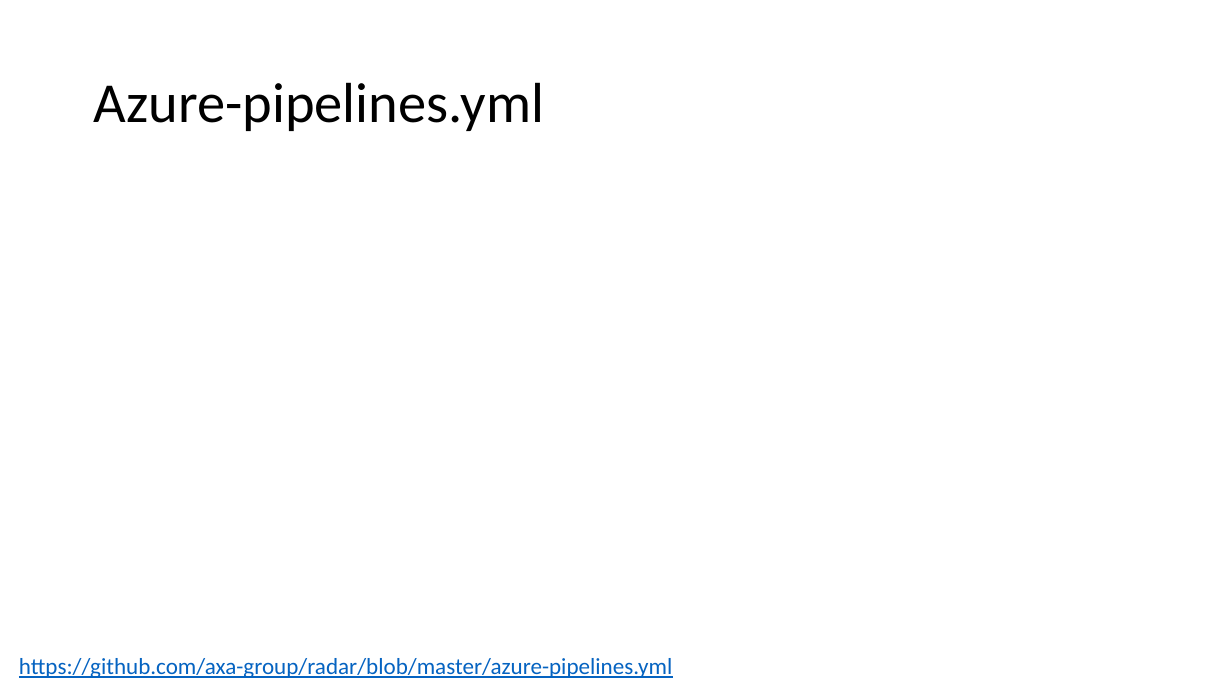
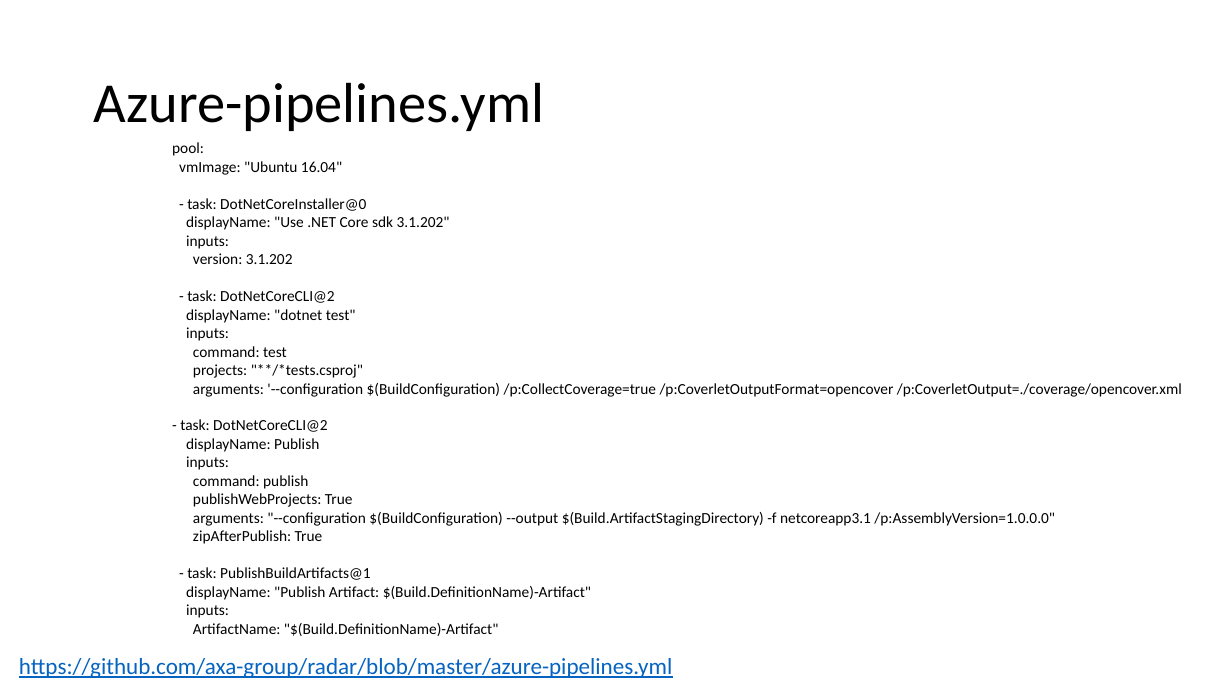
Before and after one commit to guillaume-chervet/course.dotnet, a slide deck: slide 104 of documentations/dotnet.pptx. Drawn at 1232x693 pixels with LibreOffice and Linux fonts; fonts in the diff are those of the drawing. Boxes give left, top, right and bottom in pixels: in the first picture for what was removed or moved away, otherwise in the second. Text is boxed around its words. In the diff, an @@ line names an element or a change of style, - is before the commit and + after.

```diff
--- a/documentations/dotnet.pptx
+++ b/documentations/dotnet.pptx
@@ text added at (x1=172, y1=142, x2=1182, y2=636), 12 pt, text #000000 @@
+pool:
+vmImage: "Ubuntu 16.04"
+- task: DotNetCoreInstaller@0
+displayName: "Use .NET Core sdk 3.1.202"
+inputs:
+version: 3.1.202
+- task: DotNetCoreCLI@2
+displayName: "dotnet test"
+inputs:
+command: test
+projects: "**/*tests.csproj"
+arguments: '--configuration $(BuildConfiguration) /p:CollectCoverage=true /p:CoverletOutputFormat=opencover /p:CoverletOutput=./coverage/opencover.xml
+- task: DotNetCoreCLI@2
+displayName: Publish
+inputs:
+command: publish
+publishWebProjects: True
+arguments: "--configuration $(BuildConfiguration) --output $(Build.ArtifactStagingDirectory) -f netcoreapp3.1 /p:AssemblyVersion=1.0.0.0"
+zipAfterPublish: True
+- task: PublishBuildArtifacts@1
+displayName: "Publish Artifact: $(Build.DefinitionName)-Artifact"
+inputs:
+ArtifactName: "$(Build.DefinitionName)-Artifact"
```
Also in this commit, not shown: 3 other slides changed.
